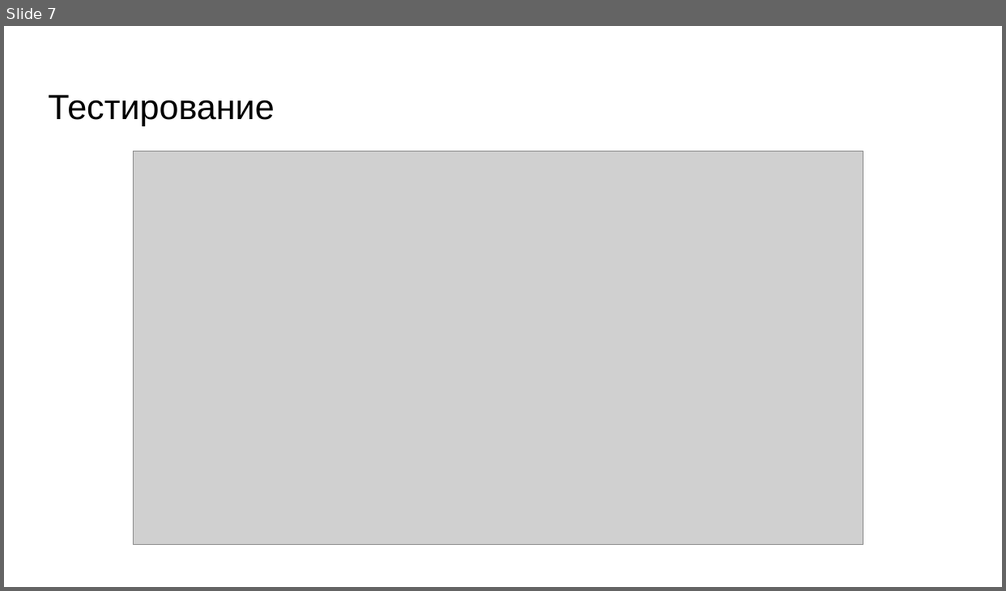
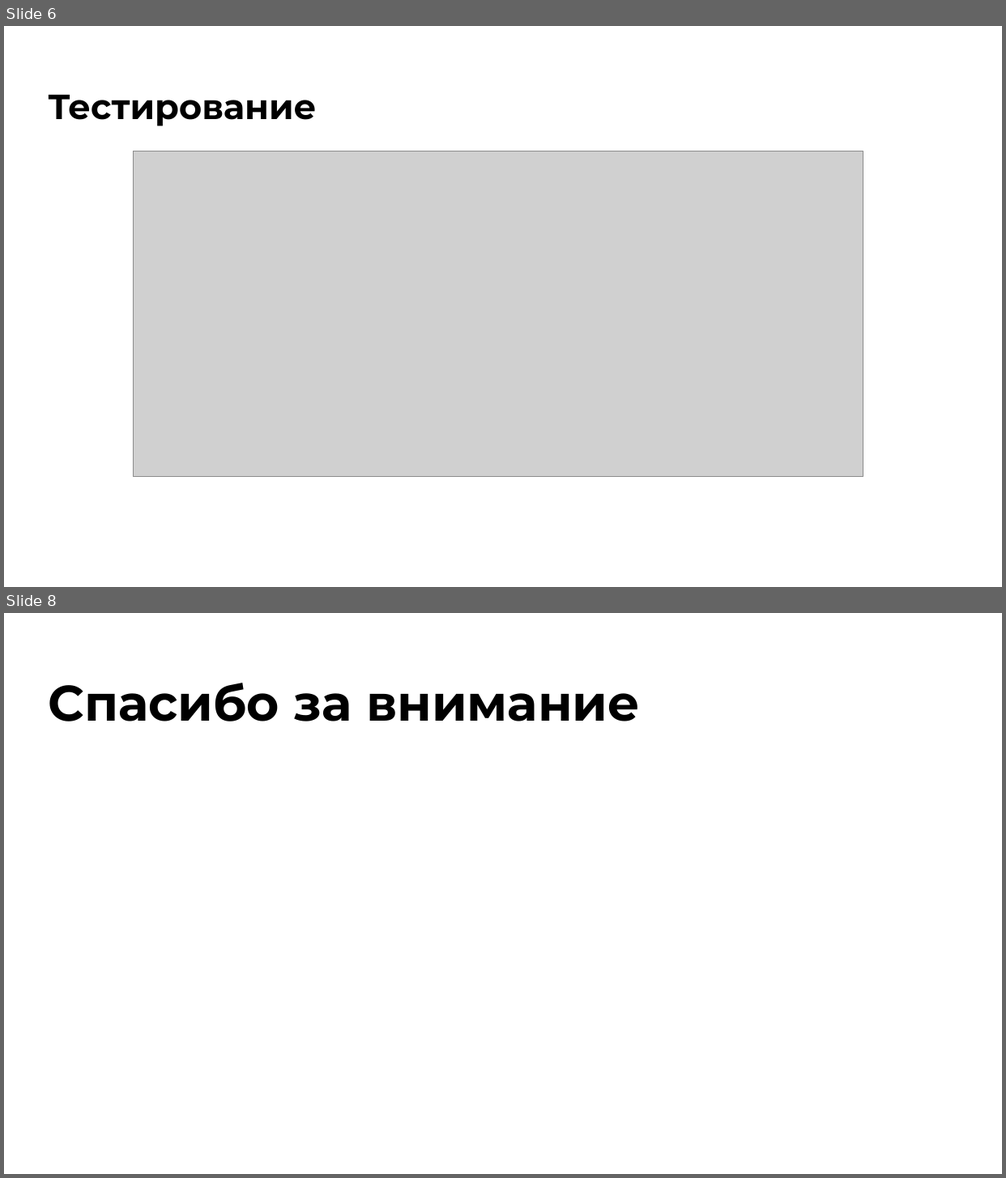
Before and after one commit to SaveliyShutov/IKM_ShutovSaveliy, a slide deck: Игра в слова.pptx. Shown one above the other, each under a label of ours: slide 7 before the commit, slides 6 and 8 after it; the slides between them are not shown. The pictures are 1006x591 and 1006x1178 pixels, drawn with LibreOffice and Linux fonts; fonts in the diff are those of the drawing; grey boxes stand for pictures. Boxes give left, top, right and bottom in pixels: in the first picture for what was removed or moved away, otherwise in the second. Text is boxed around its words. In the diff, an @@ line names an element or a change of style, - is before the commit and + after.

```diff
--- a/Игра в слова.pptx
+++ b/Игра в слова.pptx
@@ slide 8 added at (4,613,1002,1174), background #FFFFFF @@
@@ title added at (48,683,640,722), 36 pt, text #000000, bold @@
+Спасибо за внимание
@@ what was slide 7 is now slide 6 @@
@@ slide 6 changed as well @@
@@ title "Тестирование" at (48,94,316,126): font Arial to Montserrat, bold on @@
@@ picture: place and size @@
-picture at (133,151,863,544)
+picture at (133,151,863,476)
```
Also in this commit, not shown: 2 other slides changed, 4 other slides added, 5 slides removed.
